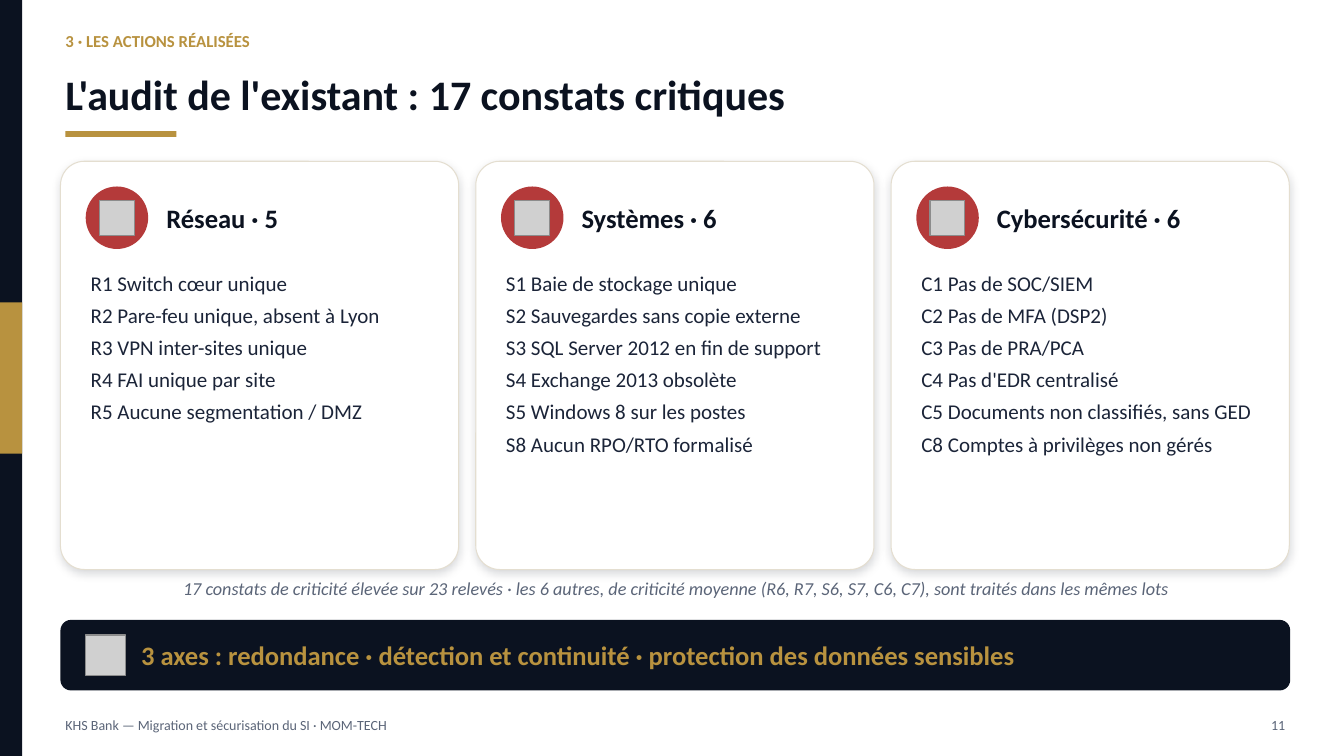
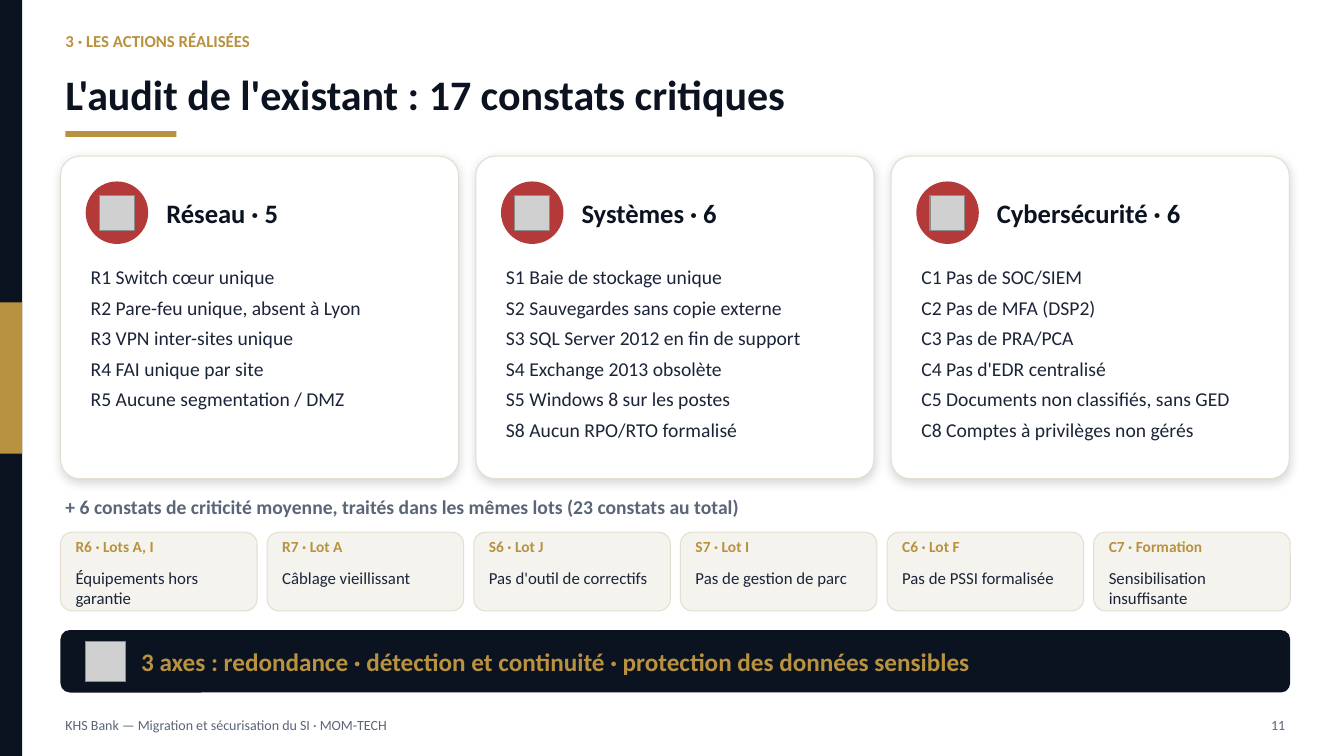
Before and after one commit to ngonomessi-cmd/projet-fin-etude, a slide deck: slide 11 of soutenance/Soutenance_KHS_Bank_MOM-TECH.pptx. Drawn at 1344x756 pixels with LibreOffice and Linux fonts; fonts in the diff are those of the drawing; grey boxes stand for pictures. Boxes give left, top, right and bottom in pixels: in the first picture for what was removed or moved away, otherwise in the second. Text is boxed around its words. In the diff, an @@ line names an element or a change of style, - is before the commit and + after.

```diff
--- a/soutenance/Soutenance_KHS_Bank_MOM-TECH.pptx
+++ b/soutenance/Soutenance_KHS_Bank_MOM-TECH.pptx
@@ rounded rectangle: place and size @@
-rounded rectangle at bbox=[60, 161, 459, 570]
+rounded rectangle at bbox=[60, 156, 459, 479]
@@ rounded rectangle: place and size @@
-rounded rectangle at bbox=[476, 161, 874, 570]
+rounded rectangle at bbox=[476, 156, 874, 479]
@@ rounded rectangle: place and size @@
-rounded rectangle at bbox=[891, 161, 1290, 570]
+rounded rectangle at bbox=[891, 156, 1290, 479]
@@ 3 pictures, 3 texts, 3 ellipses: place and size @@
-3 pictures, 3 texts, 3 ellipses at bbox=[86, 187, 1180, 249]
+3 pictures, 3 texts, 3 ellipses at bbox=[86, 181, 1180, 244]
@@ size 15 to 14 pt in 3 elements at bbox=[91, 270, 361, 410], bbox=[506, 270, 800, 438], bbox=[921, 270, 1229, 441] @@
@@ text at bbox=[80, 499, 738, 517]: text changed; size 13 to 14 pt; bold on; italic off @@
-17 constats de criticité élevée sur 23 relevés · les 6 autres, de criticité moyenne (R6, R7, S6, S7, C6, C7), sont traités dans les mêmes lots
++ 6 constats de criticité moyenne, traités dans les mêmes lots (23 constats au total)
@@ group added at bbox=[60, 532, 1291, 611]: 12 texts, 6 rounded rectangles @@
+R6 · Lots A, I
+Équipements hors garantie
+R7 · Lot A
+Câblage vieillissant
+S6 · Lot J
+Pas d'outil de correctifs
+S7 · Lot I
+Pas de gestion de parc
+C6 · Lot F
+Pas de PSSI formalisée
+C7 · Formation
+Sensibilisation insuffisante
@@ rounded rectangle: place and size @@
-rounded rectangle at bbox=[60, 620, 1291, 691]
+rounded rectangle at bbox=[60, 630, 1291, 693]
@@ picture: place and size @@
-picture at bbox=[86, 635, 126, 676]
+picture at bbox=[86, 641, 126, 682]
@@ text "3 axes : redondance · ...": place and size @@
-text "3 axes : redondance · ..." at bbox=[141, 646, 1014, 669]
+text "3 axes : redondance · ..." at bbox=[141, 653, 969, 675]
@@ text "3 axes : redondance · ..." at bbox=[141, 653, 969, 675]: size 19 to 18 pt @@
```
Also in this commit, not shown: 2 other files.
